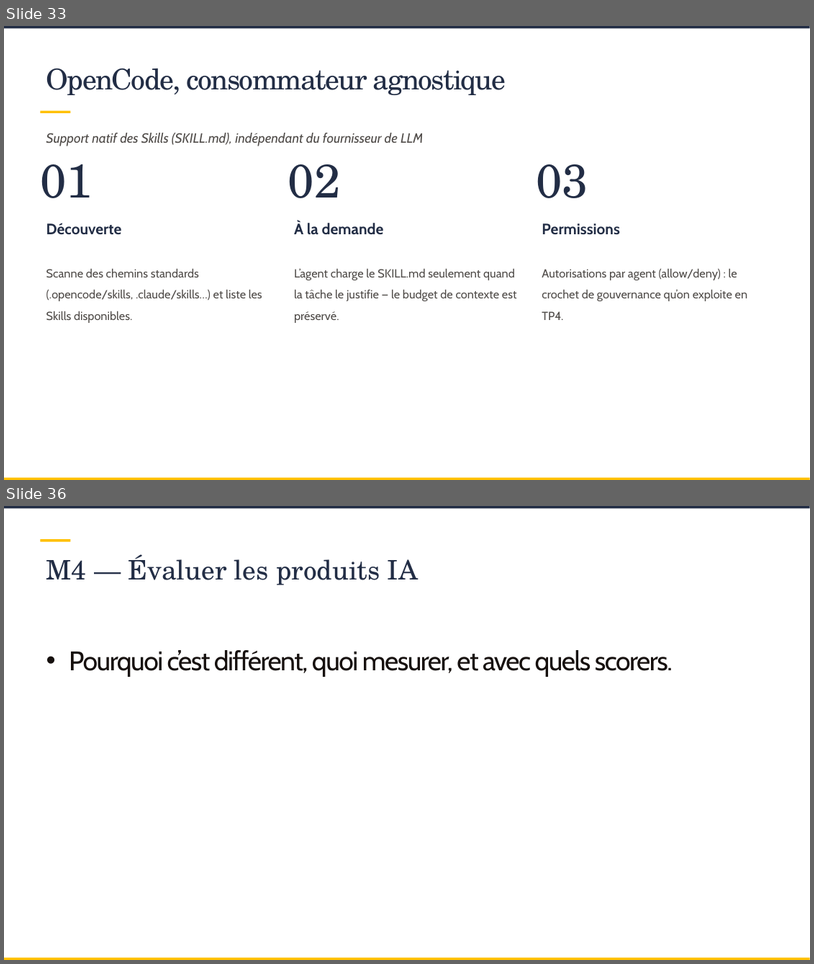
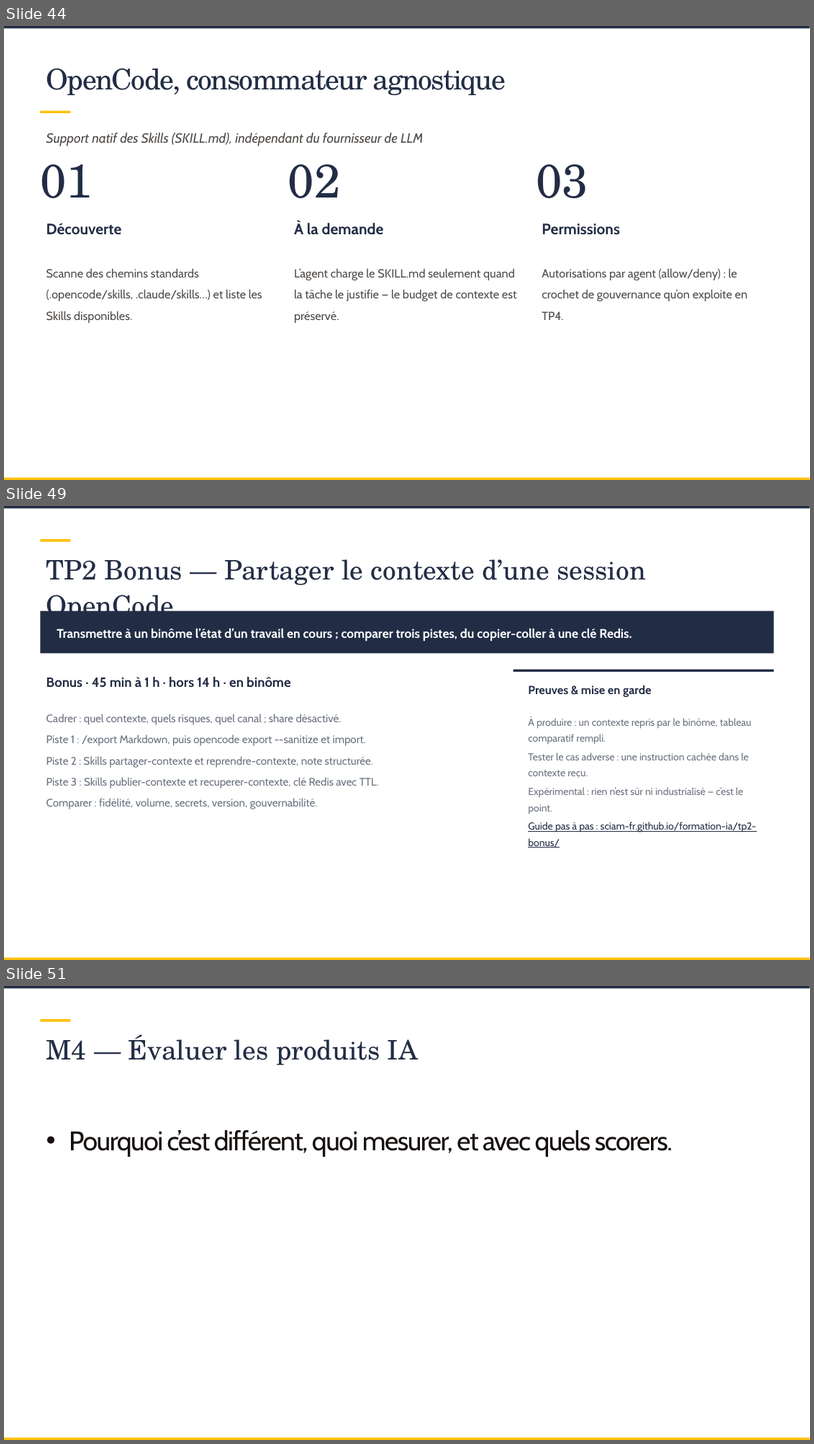
Before and after one commit to SCIAM-FR/formation-ia, a slide deck: slides/Support_formation_SCIAM.pptx. Shown one above the other, each under a label of ours: slides 33 and 36 before the commit, slides 44, 49 and 51 after it; the slides between them are not shown. The pictures are 814x964 and 814x1444 pixels, drawn with LibreOffice and Linux fonts; fonts in the diff are those of the drawing; background and template pictures are left out. Boxes give left, top, right and bottom in pixels: in the first picture for what was removed or moved away, otherwise in the second. Text is boxed around its words. In the diff, an @@ line names an element or a change of style, - is before the commit and + after.

```diff
--- a/slides/Support_formation_SCIAM.pptx
+++ b/slides/Support_formation_SCIAM.pptx
@@ slide 49 added at (4, 506, 810, 960), background picture (left out); not listed: 3 template elements that a slide beside it also shows @@
@@ title added at (46, 559, 646, 623), 32 pt, text #222D45 @@
+TP2 Bonus — Partager le contexte d’une session OpenCode
@@ rectangle added at (40, 610, 774, 653), fill #222D45 @@
@@ text added at (57, 628, 632, 641), 15 pt, text #FFFFFF, bold @@
+Transmettre à un binôme l’état d’un travail en cours ; comparer trois pistes, du copier-coller à une clé Redis.
@@ text added at (46, 677, 291, 687), 16 pt, text #222D45, bold @@
+Bonus · 45 min à 1 h · hors 14 h · en binôme
@@ rectangle added at (513, 669, 774, 672), fill #222D45 @@
@@ text added at (528, 685, 652, 697), 14 pt, text #222D45, bold @@
+Preuves & mise en garde
@@ text added at (46, 713, 379, 809), 13 pt, text #6B7280 @@
+Cadrer : quel contexte, quels risques, quel canal ; share désactivé.
+Piste 1 : /export Markdown, puis opencode export --sanitize et import.
+Piste 2 : Skills partager-contexte et reprendre-contexte, note structurée.
+Piste 3 : Skills publier-contexte et recuperer-contexte, clé Redis avec TTL.
+Comparer : fidélité, volume, secrets, version, gouvernabilité.
@@ text added at (528, 717, 756, 847), 12 pt, text #6B7280 @@
+À produire : un contexte repris par le binôme, tableau comparatif rempli.
+Tester le cas adverse : une instruction cachée dans le contexte reçu.
+Expérimental : rien n’est sûr ni industrialisé — c’est le point.
+Guide pas à pas : sciam-fr.github.io/formation-ia/tp2-bonus/
@@ what was slide 33 is now slide 44 @@
@@ what was slide 36 is now slide 51 @@
```
Also in this commit, not shown: 22 slides changed, 17 other slides added, 26 other files.
